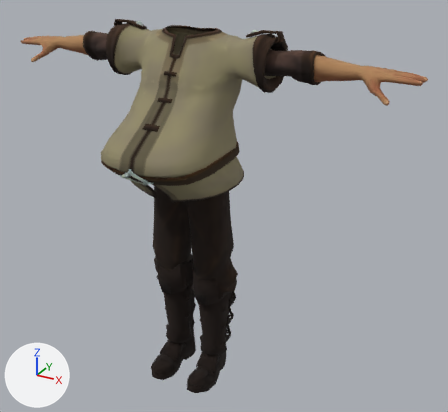
One commit to the glTF model public/assets/characters/body-preview/Male_Peasant_Boots.glb: the scene before it, then after it.
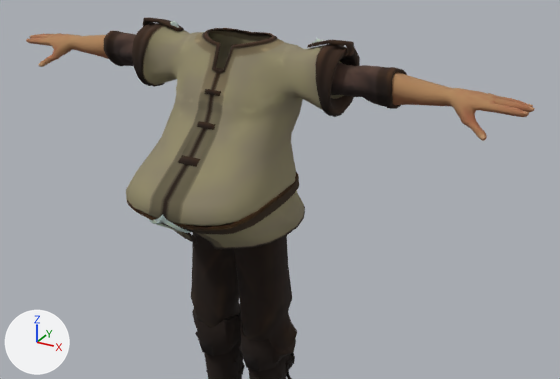
Each version is shown whole from a 50 mm lens placed at (1.289, -2.041, 0.902), pointed at (0.153, 0.026, -0.131), then close up from a 50 mm lens placed at (1.251, -1.971, 1.089), pointed at (0.198, -0.056, 0.131). The lights are fixed; the arrows at lower left show +X, +Y and +Z. The last two pictures show the newer version. Both versions are drawn at full value of the shape key 'Fat' of 'Male_Peasant_Body'; the numbers are the values there. Vertices at exactly the same position are counted once.

In view in the first close-up: 'Male_Peasant_Arms', 'Male_Peasant_Body', 'Male_Peasant_Legs', 'Male_Ranger_Feet_Boots'.
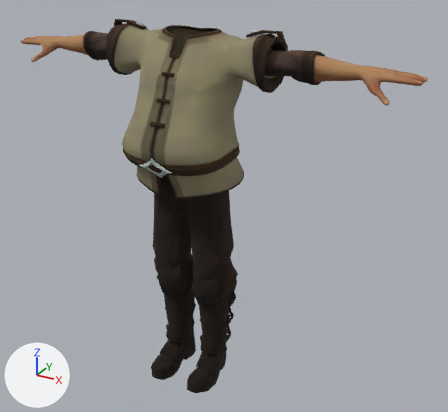
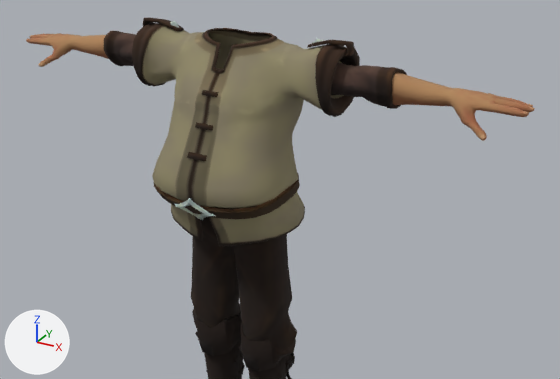
Location of each change, (x1, y1, x2, y2) in pixels of the close-ups (560 x 379 px; the box of a moved part takes in the faces that stretch with it):
'Male_Peasant_Body', reshaped: before (126, 17, 360, 249); after (132, 17, 360, 246)
part 1 of me_male_peasant_body, moved or reshaped: before (126, 66, 329, 249); after (152, 66, 329, 246)

What the commit changed:
me_male_peasant_body is used by ob_male_peasant_body; location (0.0, 0.0, 0.0).
me_male_peasant_body had 1439 vertices, 2758 faces and spanned x -0.377..0.37, y -0.396..0.204, z -0.066..0.583.
me_male_peasant_body now has 1439 vertices, 2758 faces and spans x -0.377..0.37, y -0.261..0.204, z -0.066..0.583.
me_male_peasant_body part 1: 981 of 1439 vertices moved; they spanned x -0.352..0.346, y -0.396..0.171, z -0.066..0.522 and now span x -0.352..0.346, y -0.261..0.176, z -0.066..0.522; mean shift (0.0, 0.041, 0.0); largest move (0.155, -0.336, 0.121) -> (0.155, -0.199, 0.121).
